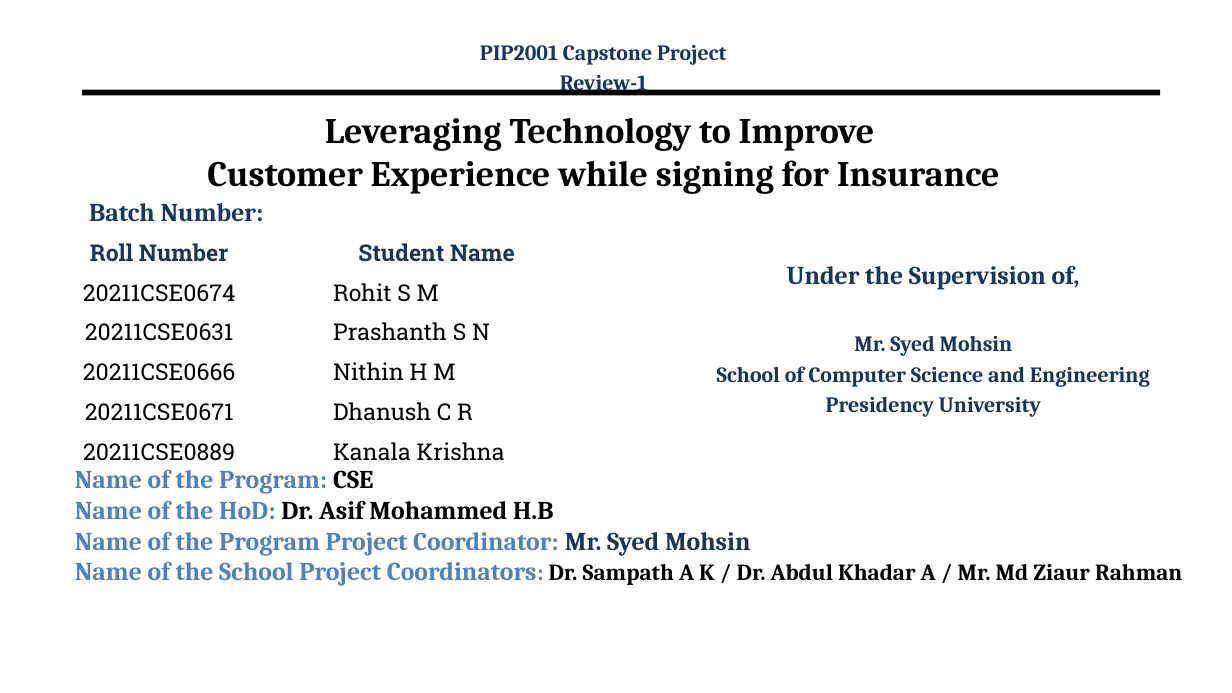
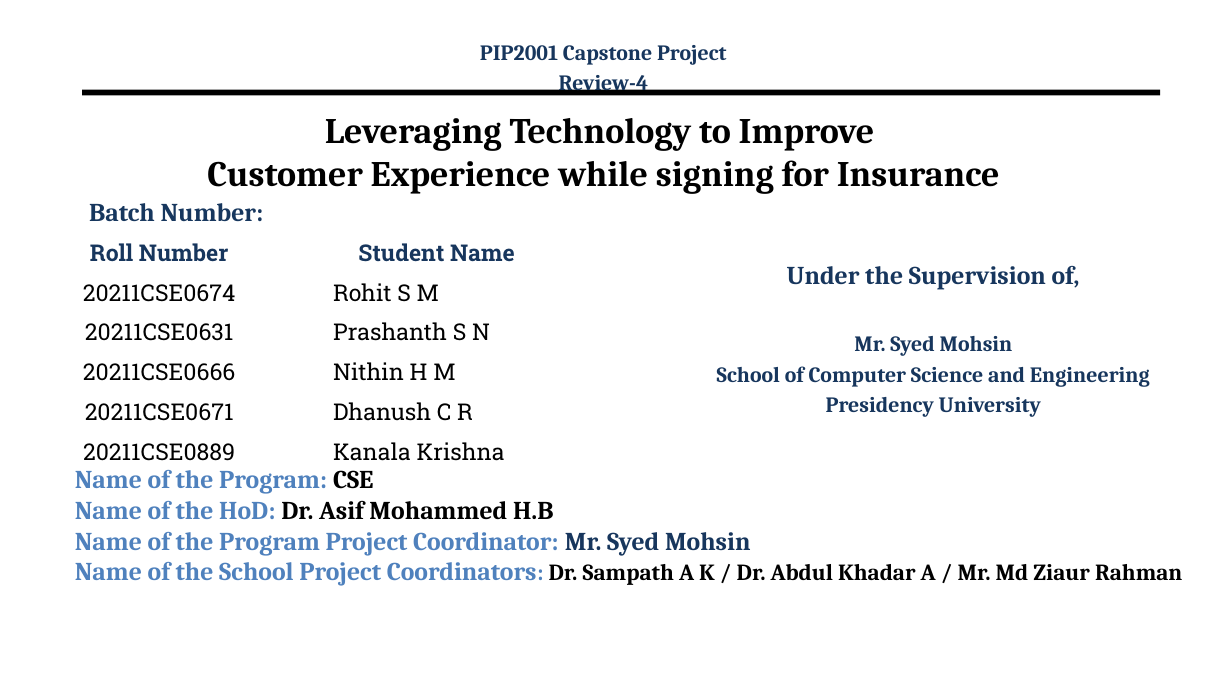
Before and after one commit to RohitM1518/PolicyLens, a slide deck: slide 1 of Documents/Review 1.pptx. Drawn at 1232x693 pixels with LibreOffice and Linux fonts; fonts in the diff are those of the drawing; background and template pictures are left out. Boxes give left, top, right and bottom in pixels: in the first picture for what was removed or moved away, otherwise in the second. Text is boxed around its words. In the diff, an @@ line names an element or a change of style, - is before the commit and + after.

Commit message:
Add Final Review PPT

```diff
--- a/Documents/Review 1.pptx
+++ b/Documents/Review 1.pptx
@@ text at (x1=559, y1=75, x2=648, y2=95): text changed @@
-Review-1
+Review-4
```
Also in this commit, not shown: 1 other file.
